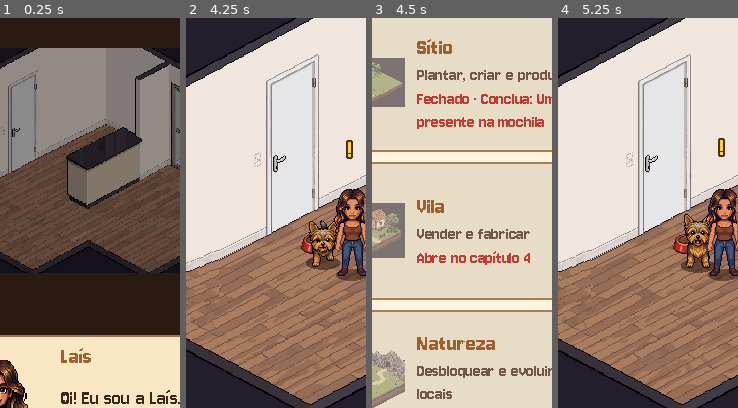
Above: before the commit, frames 1-4 (left to right).
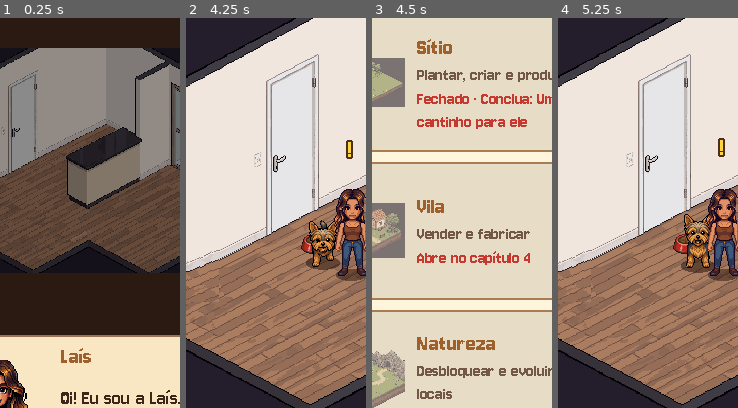
Above: after the commit, the same moments.

Repository: Vitorawi/tiro-adventure
Game: Godot game, scene res://scenes/main/main.tscn
Same seed, same stepped clock (60 frames per second), same inputs: the game is played once before the commit and once after it.
Inputs (mouse positions are % of the whole screen's width and height, from its top left):
- Up to frame 1 (0.25 s): no input
- Up to frame 2 (4.25 s): click (38, 84) at 0.5 s; click (38, 84) at 1.25 s; click "DEV" at 2 s; click "Manual" at 2.75 s; click (14, 84) at 3.5 s
- Up to frame 3 (4.5 s): click "Mundos" at 4.25 s
- Up to frame 4 (5.25 s): click (50, 22) at 5 s
The pictures show only the part of the screen within x 24-74%, y 32-82%; the shares and areas given below are measured in that part.

Frames 1-2 are identical in both runs. In frame 3, 0.8% of the frame differs, in the area x 25-96%, y 25-29%; in frame 4, nothing differs.

Commit message:
feat: caminha do Tiro como primeiro presente
Co-Authored-By: Claude Sonnet 5.5 <noreply@anthropic.com>

Diff:
--- a/game/data/items.json
+++ b/game/data/items.json
@@ -66,6 +66,12 @@
     "sell_price": 7,
     "trade_xp": 3
   },
+  "bed_gift": {
+    "name": "Caminha (presente)",
+    "category": "material",
+    "storage": "none",
+    "icon": "res://assets/sprites/ui/icons/item_bed_gift.png"
+  },
   "wood": {
     "name": "Madeira",
     "category": "material",
--- a/game/data/npcs.json
+++ b/game/data/npcs.json
@@ -23,7 +23,7 @@
       "Este é o meu sítio. Vou te emprestar dois canteiros para começar.",
       "Vamos plantar juntos? Depois quero conhecer o Tiro!"
     ],
-    "requirements": {"quests": ["lais_bag"]},
+    "requirements": {"quests": ["lais_bed"]},
     "services": ["plots", "orchard"],
     "role": "A vovó do sítio",
     "portrait": "res://assets/sprites/characters/npc_bloblo/portrait.png",
--- a/game/data/progression.json
+++ b/game/data/progression.json
@@ -22,7 +22,7 @@
       "recipe:pumpkin_mash"
     ],
     "care_need_threshold": 95,
-    "welcome_requirements": {"quests": ["lais_bag"]},
+    "welcome_requirements": {"quests": ["lais_bed"]},
     "welcome_back_seconds": 300,
     "idle_hint_seconds": 15,
     "idle_hint_max_chapter": 4,
@@ -328,6 +328,15 @@
       },
       "icon": "tab_farm"
     },
+    "dog_bed": {
+      "name": "Caminha do Tiro",
+      "world": "house",
+      "description": "Um cantinho só dele para as sonecas.",
+      "cost": 0,
+      "materials": {"bed_gift": 1},
+      "requirements": {"quests": ["lais_bag"]},
+      "icon": "item_bed_gift"
+    },
     "sofa": {
       "name": "Sofá do Tiro",
       "world": "house",
--- a/game/data/quests.json
+++ b/game/data/quests.json
@@ -94,7 +94,10 @@
       }
     ],
     "rewards": {
-      "coins": 10
+      "coins": 10,
+      "items": {
+        "bed_gift": 1
+      }
     },
     "kind": "main",
     "chapter": 1,
@@ -102,6 +105,30 @@
     "go": {
       "screen": "bag",
       "hint": "Toque na aba Mochila."
+    }
+  },
+  "lais_bed": {
+    "npc": "lais",
+    "name": "Um cantinho para ele",
+    "dialogue": "É uma caminha! Escolhe um cantinho da casa pra ela.",
+    "goals": [
+      {
+        "type": "owned",
+        "key": "dog_bed",
+        "label": "Pôr a caminha na casa"
+      }
+    ],
+    "rewards": {
+      "coins": 10,
+      "affection": 5
+    },
+    "kind": "main",
+    "chapter": 1,
+    "order": 60,
+    "go": {
+      "world": "house",
+      "place": "buy:dog_bed",
+      "hint": "Casa → toque no +"
     }
   },
   "lais_meet_bloblo": {
@@ -358,7 +385,7 @@
     "order": 10,
     "requirements": {
       "quests": [
-        "lais_bag"
+        "lais_bed"
       ]
     }
   },
--- a/game/data/rooms/house.json
+++ b/game/data/rooms/house.json
@@ -54,6 +54,15 @@
       "footprint": [[410, 274], [440, 240], [568, 300], [506, 322]]
     },
     {
+      "id": "dog_bed",
+      "action": "place:bed",
+      "upgrade": "dog_bed",
+      "sprite": "res://assets/sprites/areas/house/dog_bed.png",
+      "pos": [372, 336],
+      "approach": [352, 346],
+      "footprint": [[350, 330], [372, 318], [394, 330], [372, 342]]
+    },
+    {
       "id": "oven",
       "action": "place:stove",
       "upgrade": "oven",
@@ -70,7 +79,7 @@
       "action": "place:door",
       "label": "Sítio",
       "label_pos": [192, 28],
-      "requirements": {"quests": ["lais_bag"]},
+      "requirements": {"quests": ["lais_bed"]},
       "polygon": [[166, 218], [218, 192], [218, 40], [166, 64]]
     }
   ],
@@ -80,6 +89,8 @@
     "door_in": [212, 236],
     "bowl": [190, 238],
     "sleep": [466, 288],
-    "sleep_approach": [440, 316]
+    "sleep_approach": [440, 316],
+    "bed_sleep": [374, 338],
+    "bed_approach": [352, 346]
   }
 }
--- a/game/data/worlds.json
+++ b/game/data/worlds.json
@@ -51,9 +51,17 @@
         "panel": "travel:farm",
         "requirements": {
           "quests": [
-            "lais_bag"
+            "lais_bed"
           ]
         }
+      },
+      "bed": {
+        "name": "Caminha",
+        "icon": "action_sleep",
+        "description": "Soneca do Tiro.",
+        "upgrade": "dog_bed",
+        "panel": "sleep",
+        "hidden": true
       },
       "sofa": {
         "name": "Sofá",
@@ -74,7 +82,7 @@
     "room": "farm",
     "requirements": {
       "quests": [
-        "lais_bag"
+        "lais_bed"
       ]
     },
     "npcs": [
--- a/game/scenes/entities/dog_world/dog_world.gd
+++ b/game/scenes/entities/dog_world/dog_world.gd
@@ -26,6 +26,8 @@
 ## Lugar de dormir (em cima do sofá) e o ponto no chão, na frente dele, por onde sobe/desce.
 var sleep_point := Vector2.INF
 var sleep_approach := Vector2.INF
+## Falso quando o lugar de dormir fica no chão (caminha): não sobe no móvel.
+var sleep_climbs := true
 
 var _facing := "south"
 var _on_sofa := false
@@ -40,7 +42,7 @@
 	_sprite.position = Vector2(0.0, -FEET_OFFSET)
 	add_child(_sprite)
 	_play("idle", "south")
-	if position.is_equal_approx(sleep_point):
+	if sleep_climbs and position.is_equal_approx(sleep_point):
 		_set_on_sofa(true)
 	Events.dog_action.connect(_on_care)
 	_brain()
@@ -74,7 +76,12 @@
 				_play("sleep", _facing)
 				await _wait(2.0)
 				continue
-			if not _on_sofa:
+			if not sleep_climbs:
+				_set_on_sofa(false)
+				if position.distance_to(sleep_point) > 4.0:
+					await _go_to(sleep_approach)
+					await _step_to(sleep_point)
+			elif not _on_sofa:
 				await _go_to(sleep_approach)
 				_set_on_sofa(true)
 				await _step_to(sleep_point)
--- a/game/scenes/levels/room/room.gd
+++ b/game/scenes/levels/room/room.gd
@@ -361,8 +361,22 @@
 			tag.visible = not GameState.has_upgrade(locked_upgrade)
 	_place_labels()
 	_build_navigation()
-	if _dog and _room.get("points", {}).has("sleep"):
+	refresh_sleep_points()
+
+
+## Onde o Tiro dorme: caminha (no chão) > sofá > chão perto do sofá.
+func refresh_sleep_points() -> void:
+	if _dog == null:
+		return
+	var points: Dictionary = _room.get("points", {})
+	if GameState.has_upgrade("dog_bed") and points.has("bed_sleep") and points.has("bed_approach"):
+		_dog.sleep_point = _point("bed_sleep")
+		_dog.sleep_approach = _point("bed_approach")
+		_dog.sleep_climbs = false
+	elif points.has("sleep") and points.has("sleep_approach"):
+		_dog.sleep_approach = _point("sleep_approach")
 		_dog.sleep_point = _point("sleep") if GameState.has_upgrade("sofa") else _point("sleep_approach")
+		_dog.sleep_climbs = true
 
 
 ## Regiões podem abrir por compra ou por requisitos da aventura/história.
@@ -517,9 +531,7 @@
 	var points: Dictionary = _room["points"]
 	if points.has("bowl"):
 		_dog.bowl_point = _point("bowl")
-	if points.has("sleep") and points.has("sleep_approach"):
-		_dog.sleep_point = _point("sleep")
-		_dog.sleep_approach = _point("sleep_approach")
+	refresh_sleep_points()
 	_dog.position = _dog.sleep_point if GameState.dog.sleeping and _dog.sleep_point != Vector2.INF else nearest_floor_point(_point("dog_start"))
 	_world.add_child(_dog)
 
--- a/game/scripts/ui/progression_ui.gd
+++ b/game/scripts/ui/progression_ui.gd
@@ -109,7 +109,10 @@
 			card.add_child(UiKit.button("Abrir " + Database.stations[id].name, Places.open.bind(place[0], place[1])))
 		return
 	var cost := UiKit.flow()
-	cost.add_child(UiKit.chip(UiKit.ui_icon("coin"), "%d/%d" % [mini(GameState.coins, int(data.cost)), int(data.cost)], UiKit.GOOD if GameState.coins >= int(data.cost) else UiKit.BAD))
+	if int(data.cost) <= 0:
+		cost.add_child(UiKit.chip(UiKit.ui_icon("coin"), "Grátis", UiKit.GOOD))
+	else:
+		cost.add_child(UiKit.chip(UiKit.ui_icon("coin"), "%d/%d" % [mini(GameState.coins, int(data.cost)), int(data.cost)], UiKit.GOOD if GameState.coins >= int(data.cost) else UiKit.BAD))
 	card.add_child(cost)
 	_amounts(card, data.get("materials", {}))
 	_action(card, "Comprar", func() -> String: return GameState.buy_upgrade(id), GameState.upgrade_error(id), "%s é seu!" % data.name, TaskHelp.open.bind("upgrade", id))
--- a/game/scripts/ui/sheet_builder.gd
+++ b/game/scripts/ui/sheet_builder.gd
@@ -271,7 +271,7 @@
 	plus.custom_minimum_size = Vector2(0, 64)
 	plus.vertical_alignment = VERTICAL_ALIGNMENT_CENTER
 	box.add_child(plus)
-	var price := UiKit.chip(UiKit.ui_icon("coin"), str(int(data.cost)), UiKit.GOOD if GameState.coins >= int(data.cost) else UiKit.BAD)
+	var price := UiKit.chip(UiKit.ui_icon("coin"), "Grátis" if int(data.cost) <= 0 else str(int(data.cost)), UiKit.GOOD if GameState.coins >= int(data.cost) else UiKit.BAD)
 	price.size_flags_horizontal = Control.SIZE_SHRINK_CENTER
 	box.add_child(price)
 	panel.add_child(box)
--- a/game/tests/content_test.gd
+++ b/game/tests/content_test.gd
@@ -19,6 +19,12 @@
 		check(int(animal.price) > 0, id + ": preço positivo")
 		check(ResourceLoader.exists(animal.sprite), id + ": sprite existente")
 		check(int(db.get("stations")[animal.station].get("animal_capacity", 0)) > 0, id + ": capacidade do abrigo")
+	# Caminha do Tiro: objeto na casa com sprite; o presente não se vende.
+	var house_room: Dictionary = JSON.parse_string(FileAccess.get_file_as_string("res://data/rooms/house.json"))
+	var bed_objects: Array = house_room.objects.filter(func(o: Dictionary) -> bool: return o.id == "dog_bed")
+	check(bed_objects.size() == 1 and ResourceLoader.exists(bed_objects[0].sprite), "dog_bed: sprite existente na casa")
+	check(house_room.points.has("bed_sleep") and house_room.points.has("bed_approach"), "dog_bed: pontos de dormir")
+	check(not db.get("items")["bed_gift"].has("sell_price"), "bed_gift: presente não se vende")
 	# Geladeira guarda comida e ingredientes (ovo, leite...); colheitas vão ao silo, materiais ao armazém.
 	var builder: Script = load("res://scripts/ui/sheet_builder.gd")
 	for id: String in ["vegetable_soup", "egg", "milk", "flour", "cheese"]:
@@ -40,7 +46,7 @@
 	var data: Dictionary = db.get("progression")
 	for c in range(1, data.chapters.size() + 1):
 		var ids: Array = progress.main_quests(c)
-		check(ids.size() >= 2 and ids.size() <= 5, "capítulo %d deve ter 2–5 passos" % c)
+		check(ids.size() >= 2 and ids.size() <= 6, "capítulo %d deve ter 2–6 passos" % c)
 		for i in ids.size():
 			check(int(quests[ids[i]].get("order", 0)) == (i + 1) * 10, "ordem repetida ou lacuna: " + ids[i])
 		if not ids.is_empty() and str(data.chapters[c - 1].target) != "":
--- a/game/tests/farm_test.gd
+++ b/game/tests/farm_test.gd
@@ -85,6 +85,7 @@
 	state.get("progress").skills["agriculture"] = 500
 	state.get("progress").seen["intro"] = true
 	state.get("progress").claimed_quests["lais_bag"] = true
+	state.get("progress").claimed_quests["lais_bed"] = true
 	state.get("progress").claimed_quests["bloblo_meet"] = true
 	var main: Node = load("res://scenes/main/main.tscn").instantiate()
 	root.add_child(main)
@@ -102,6 +103,7 @@
 	# Antes da escritura: só o próximo canteiro fechado mostra a etiqueta "Vovó".
 	state.get("progress").owned.erase("farm")
 	state.get("progress").claimed_quests["lais_bag"] = true
+	state.get("progress").claimed_quests["lais_bed"] = true
 	state.get("progress").claimed_quests["bloblo_meet"] = true
 	await create_timer(0.5).timeout
 	_shot("farm_progress_vovo")
--- a/game/tests/intro_test.gd
+++ b/game/tests/intro_test.gd
@@ -65,7 +65,7 @@
 	check(not state.get("progress").claimed_quests.has("welcome"), "Apresentação não recebe missão automaticamente")
 	await _shot("intro_lais")
 	var places: Script = load("res://scripts/ui/places.gd")
-	state.call("dev_complete_quest", "lais_bag")
+	state.call("dev_complete_quest", "lais_bed")
 	main.call("_on_world_requested", "farm", "")
 	await create_timer(0.3).timeout
 	main.get_node("Celebration").hide()
--- a/game/tests/welcome_test.gd
+++ b/game/tests/welcome_test.gd
@@ -22,12 +22,12 @@
 	state = root.get_node("GameState")
 	state.call("reset")
 	var progress: RefCounted = state.get("progress")
-	# Antes de lais_bag não há presente nem cartão.
-	check(state.call("daily_gift_error") != "", "Sem presente antes de lais_bag")
+	# Antes de lais_bed não há presente nem cartão.
+	check(state.call("daily_gift_error") != "", "Sem presente antes de lais_bed")
 	var card_script: Script = load("res://scenes/ui/welcome_back/welcome_back.gd")
-	check(not card_script.call("has_content"), "Cartão não abre antes de lais_bag")
-	state.call("dev_complete_quest", "lais_bag")
-	check(state.call("daily_gift_error") == "", "Presente liberado depois de lais_bag")
+	check(not card_script.call("has_content"), "Cartão não abre antes de lais_bed")
+	state.call("dev_complete_quest", "lais_bed")
+	check(state.call("daily_gift_error") == "", "Presente liberado depois de lais_bed")
 	# Presente do dia: uma vez por dia; o ciclo anda só em dia jogado.
 	var cycle: Array = root.get_node("Database").get("progression").daily_gift
 	var first: Dictionary = state.call("daily_gift_rewards")
@@ -77,7 +77,7 @@
 	check(state.get("level") >= 4, "Save preserva o nível")
 	# Tela: cartão abre, recebe presente e fecha.
 	state.call("reset")
-	state.call("dev_complete_quest", "lais_bag")
+	state.call("dev_complete_quest", "lais_bed")
 	# Algo pronto enquanto estava fora: um canteiro e uma sopa no fogão.
 	state.get("progress").owned["farm"] = true
 	state.get("progress").owned["stove"] = true
--- a/game/tests/world_life_test.gd
+++ b/game/tests/world_life_test.gd
@@ -104,6 +104,23 @@
 	_shot("village_buildings")
 	for room: Control in [farm, house, village]:
 		_check_paths(room)
+	# Caminha do Tiro: presente grátis, e o Tiro passa a dormir nela (no chão).
+	state.get("progress").owned.erase("dog_bed")  # dev_unlock_everything já comprou
+	state.call("dev_add_coins", 0)  # só para emitir state_changed
+	await process_frame
+	var house_dog: Node2D = house.get("_dog")
+	check(not (house_dog.get("sleep_point") as Vector2).is_equal_approx(Vector2(374, 338)), "Sem caminha, o Tiro não dorme nela")
+	check(house_dog.get("sleep_climbs"), "Sem caminha, o Tiro sobe no sofá/chão antigo")
+	state.get("inventory").call("remove", "bed_gift", int(state.get("inventory").call("count", "bed_gift")))  # dev_add_items deu 20
+	check(state.call("upgrade_error", "dog_bed") != "", "Caminha exige o presente")
+	state.get("inventory").call("add", "bed_gift", 1)
+	var coins_before: int = state.get("coins")
+	check(state.call("buy_upgrade", "dog_bed") == "", "Comprar a caminha com o presente")
+	check(state.get("coins") == coins_before, "Caminha não custa moedas")
+	check(state.get("inventory").call("count", "bed_gift") == 0, "Comprar consome o presente")
+	check((house_dog.get("sleep_point") as Vector2).is_equal_approx(Vector2(374, 338)) and not house_dog.get("sleep_climbs"), "Com caminha, sleep_point = bed_sleep")
+	check(house.find_child("dog_bed", true, false).self_modulate.a == 1.0, "Caminha aparece na casa")
+	_shot("house_bed")
 	# Dormindo/fora do mapa não reage nem acorda por causa de uma produção.
 	state.call("set_sleeping", true)
 	var village_dog: Node = village.get("_dog")
Binary file added: game/assets/sprites/areas/house/dog_bed.png
Not shown, added: game/assets/sprites/areas/house/dog_bed.png.import
Binary file added: game/assets/sprites/ui/icons/item_bed_gift.png
Not shown, added: game/assets/sprites/ui/icons/item_bed_gift.png.import
Not shown, added: game/tests/onboarding_test.gd.uid
Not shown, added: game/tests/welcome_test.gd.uid
Not shown, changed: docs/ART_PIPELINE.md
Not shown, changed: docs/PROGRESSION.md
Not shown, changed: docs/ROADMAP.md
Not shown, changed: docs/plans/comeco/README.md
